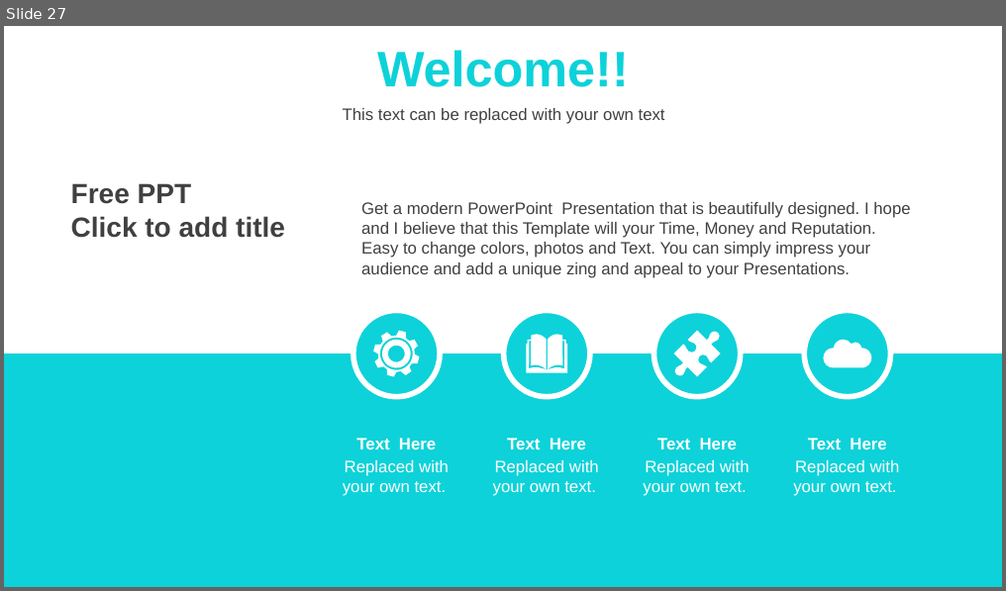
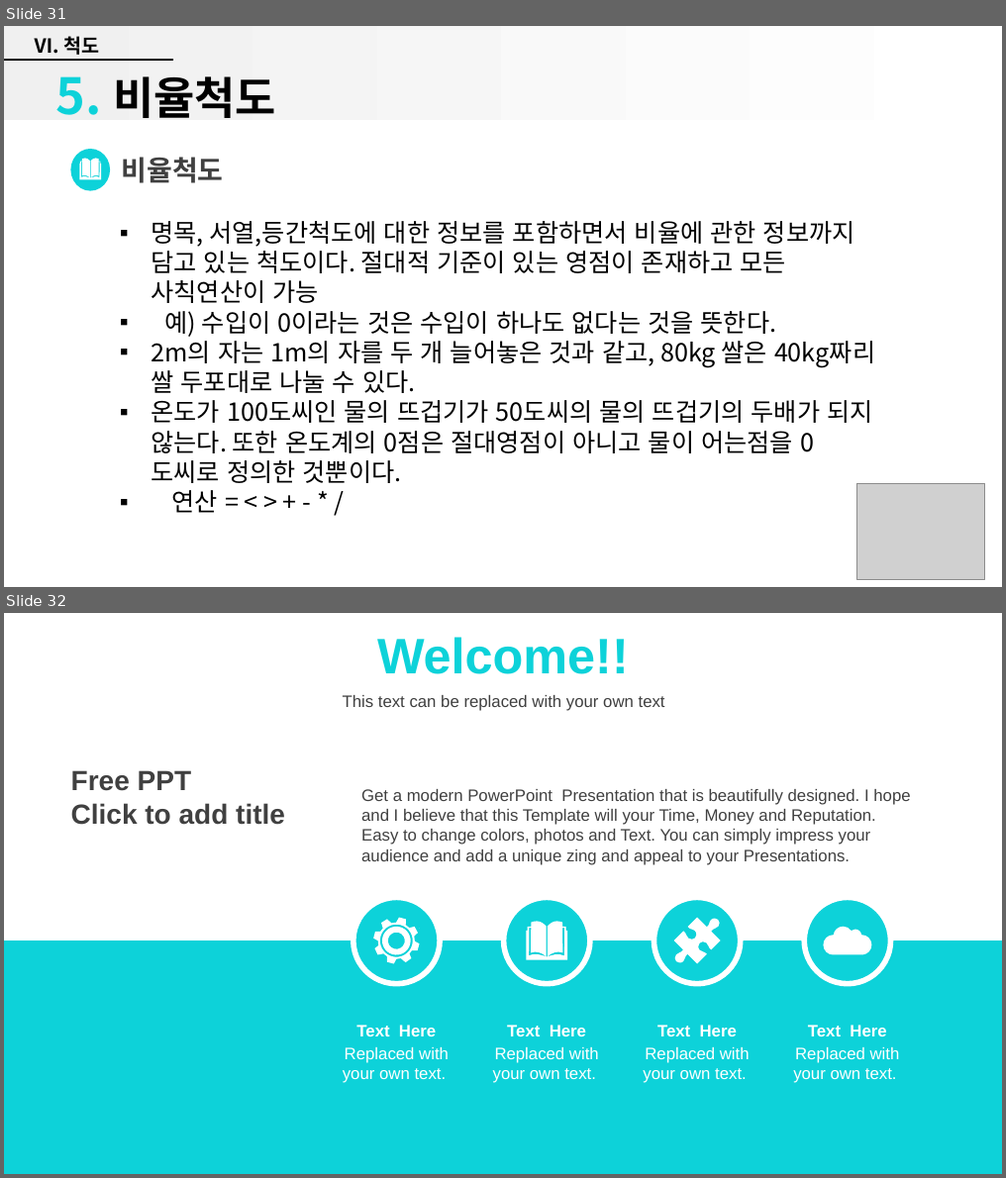
Before and after one commit to kyunleader/-, a slide deck: 과학교 2주차 발표자료.pptx. Shown one above the other, each under a label of ours: slide 27 before the commit, slides 31 and 32 after it. The pictures are 1006x591 and 1006x1178 pixels, drawn with LibreOffice and Linux fonts; fonts in the diff are those of the drawing; grey boxes stand for pictures; background and template pictures are left out. Boxes give left, top, right and bottom in pixels: in the first picture for what was removed or moved away, otherwise in the second. Text is boxed around its words. In the diff, an @@ line names an element or a change of style, - is before the commit and + after.

```diff
--- a/과학교 2주차 발표자료.pptx
+++ b/과학교 2주차 발표자료.pptx
@@ slide 31 added at (4,26,1002,587), background #FFFFFF @@
@@ rectangle added at (4,26,998,120), fill gradient #F0F0F0 to #FFFFFF @@
@@ text added at (34,36,100,55), 14 pt, text #000000, bold @@
+Ⅵ. 척도
@@ line added from (4, 59) to (172, 59), #000000 1.5 pt @@
@@ title added at (56,76,276,118), 32 pt, text #000000, bold @@
+5. 비율척도
@@ ellipse added at (71,149,110,190), fill #0DD2D9 @@
@@ freeform shape added at (80,158,102,179), fill #FFFFFF @@
@@ text added at (122,157,224,183), 20 pt, text #404040, bold @@
+비율척도
@@ text added at (152,221,875,483), 18 pt, text #000000 @@
+▪ 명목, 서열,등간척도에 대한 정보를 포함하면서 비율에 관한 정보까지 담고 있는 척도이다. 절대적 기준이 있는 영점이 존재하고 모든 사칙연산이 가능
+▪ 예) 수입이 0이라는 것은 수입이 하나도 없다는 것을 뜻한다.
+▪ 2m의 자는 1m의 자를 두 개 늘어놓은 것과 같고, 80kg 쌀은 40kg짜리 쌀 두포대로 나눌 수 있다.
+▪ 온도가 100도씨인 물의 뜨겁기가 50도씨의 물의 뜨겁기의 두배가 되지 않는다. 또한 온도계의 0점은 절대영점이 아니고 물이 어는점을 0도씨로 정의한 것뿐이다.
+▪ 연산 = < > + - * /
@@ picture added at (856,484,985,579) @@
@@ what was slide 27 is now slide 32 @@
```
Also in this commit, not shown: 2 slides changed, 27 other slides added, 23 slides removed.
